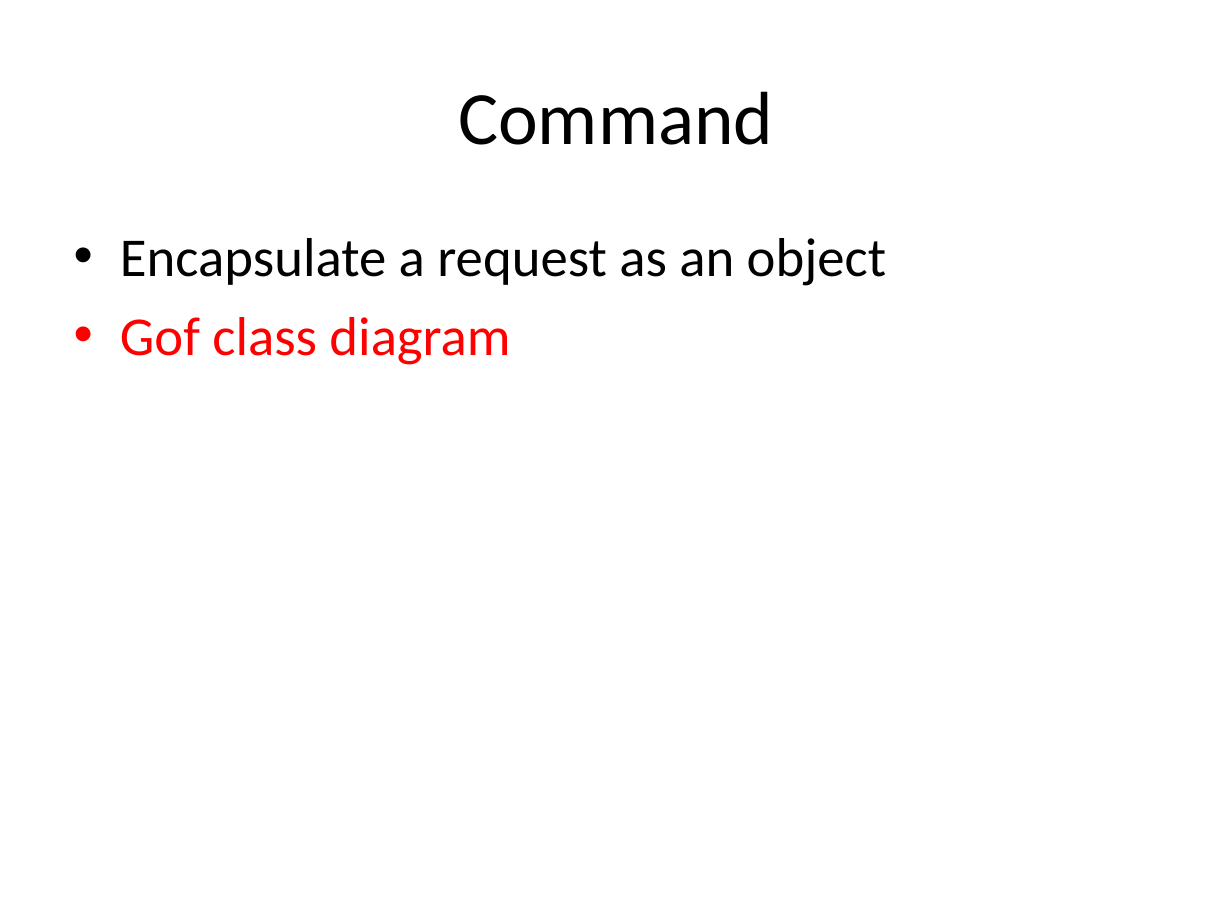
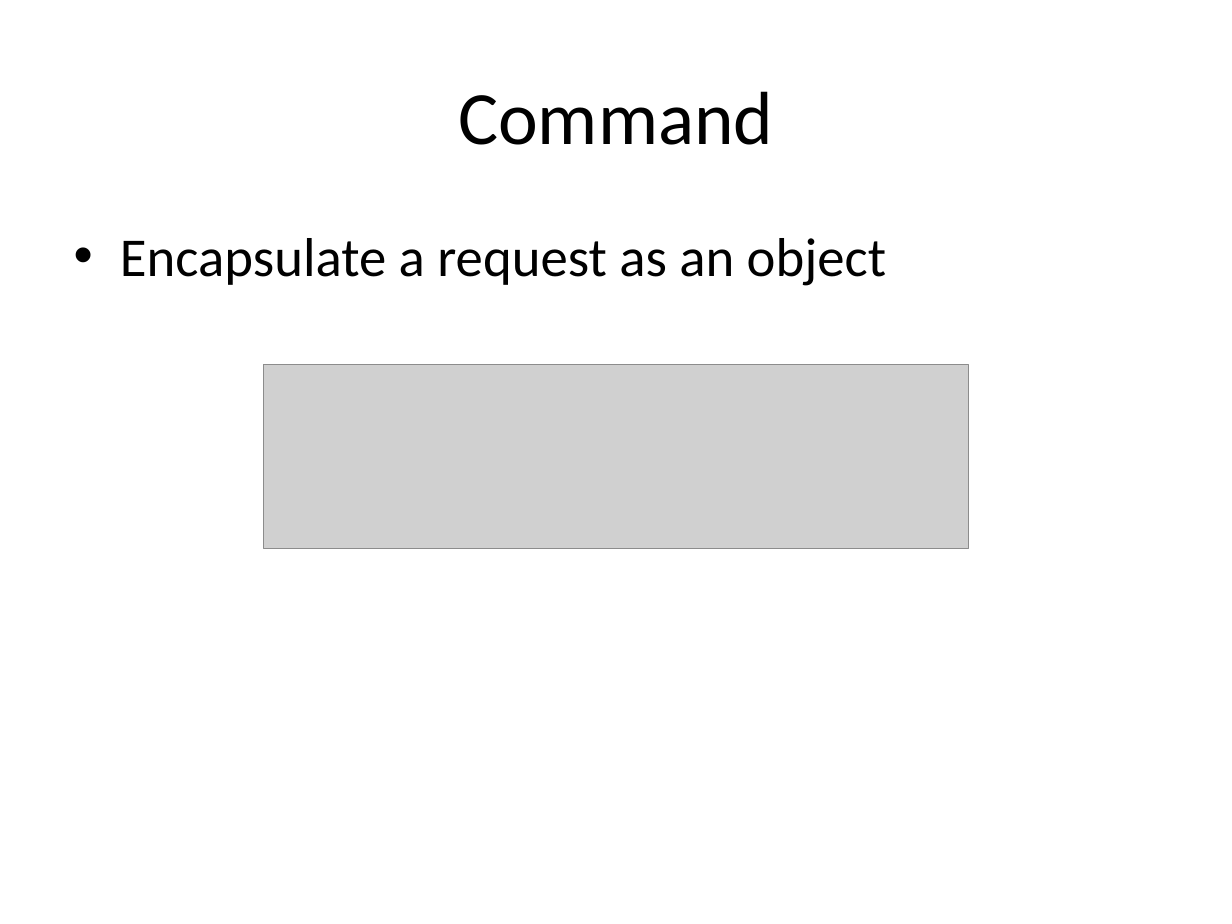
Before and after one commit to kamyu104/GofPatterns, a slide deck: slide 27 of Effective patterns.ppt (slide 15 before the commit). Drawn at 1232x924 pixels with LibreOffice and Linux fonts; fonts in the diff are those of the drawing; grey boxes stand for pictures. Boxes give left, top, right and bottom in pixels: in the first picture for what was removed or moved away, otherwise in the second. Text is boxed around its words. In the diff, an @@ line names an element or a change of style, - is before the commit and + after.

```diff
--- a/Effective patterns.ppt
+++ b/Effective patterns.ppt
@@ text at (x1=120, y1=317, x2=510, y2=365): paragraph removed @@
-• Gof class diagram
@@ picture added at (x1=264, y1=365, x2=968, y2=548) @@
```
Also in this commit, not shown: 7 other slides changed, 6 slides added, 1 slide removed, 2 other files.
